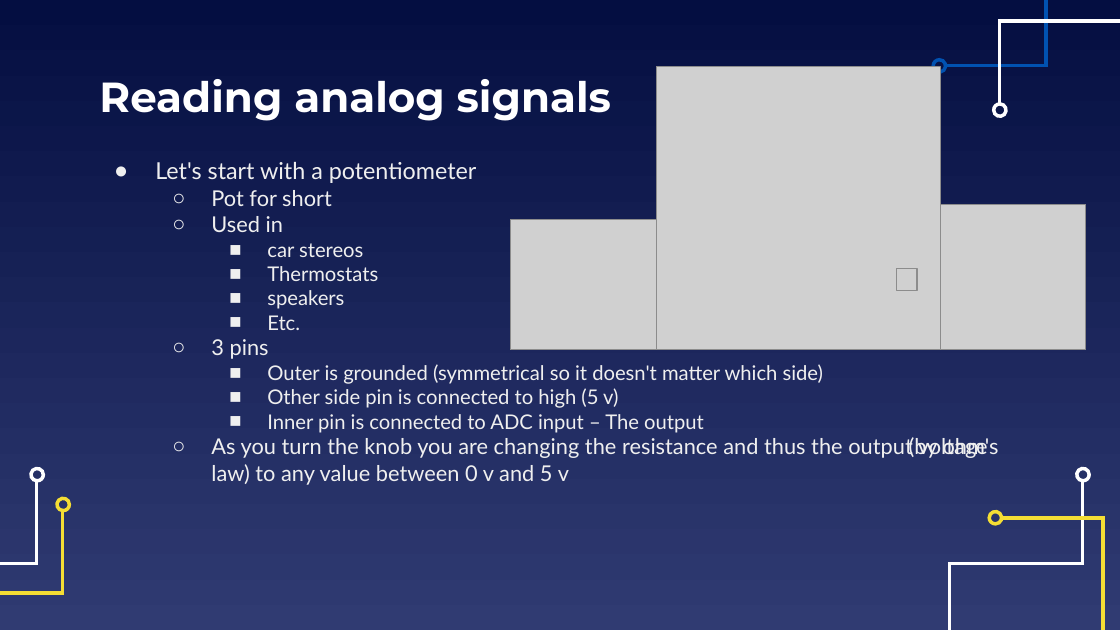
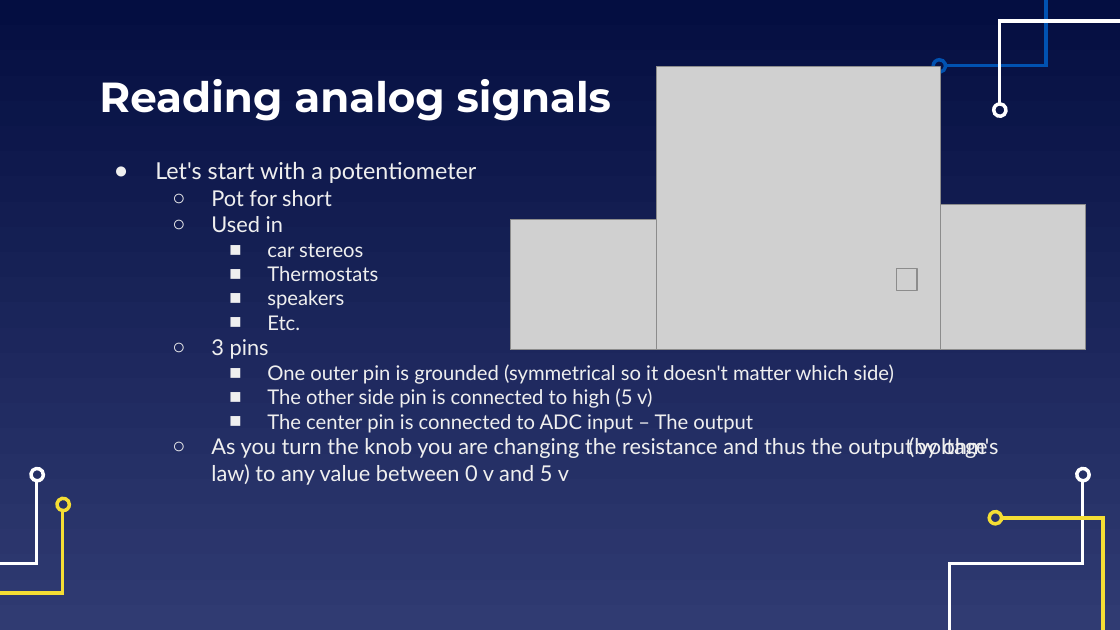
Before and after one commit to EELabMan/Arduino-2-Digital-Analog-Inputs, a slide deck: slide 22 of Arduino Workshop 2 Digital and Analog Inputs.pptx (slide 17 before the commit). Drawn at 1120x630 pixels with LibreOffice and Linux fonts; fonts in the diff are those of the drawing; grey boxes stand for pictures. Boxes give left, top, right and bottom in pixels: in the first picture for what was removed or moved away, otherwise in the second. Text is boxed around its words. In the diff, an @@ line names an element or a change of style, - is before the commit and + after.

```diff
--- a/Arduino Workshop 2 Digital and Analog Inputs.pptx
+++ b/Arduino Workshop 2 Digital and Analog Inputs.pptx
@@ text at (x1=267, y1=364, x2=894, y2=433): text changed @@
-    ■ Outer is grounded (symmetrical so it doesn't matter which side)
-    ■ Other side pin is connected to high (5 v)
-    ■ Inner pin is connected to ADC input – The output
+    ■ One outer pin is grounded (symmetrical so it doesn't matter which side)
+    ■ The other side pin is connected to high (5 v)
+    ■ The center pin is connected to ADC input – The output
```
Also in this commit, not shown: 14 other slides changed, 15 slides added, 6 slides removed, 2 other files.
